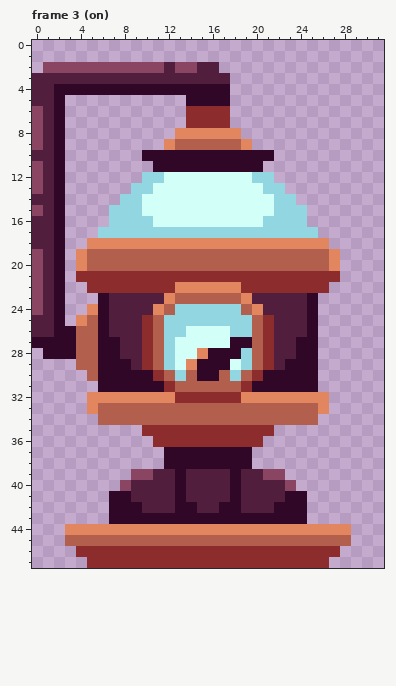
Edited in one commit: pixel-art file (Assets/Mechanics/freezer.aseprite). The picture above is the old version.
32x48 pixels, 3 frames. Shown: frame 3 (on). The commit also changed other frames, which this record leaves out.
The result:
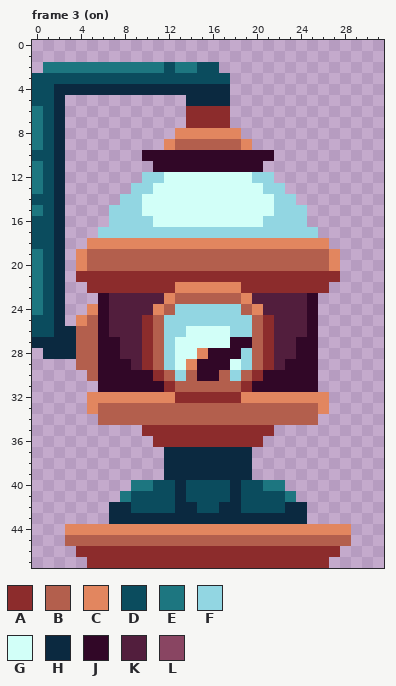
Palette (. is transparent): A #8c2c2c  B #b35f4d  C #e2865f  D #0b4c5e  E #1d7680  F #92d6e2  G #d2fff8  H #0b2940  J #310727  K #521e3d  L #894562
The edit:
Frame 3 (on), layer "Frame":
Colour D replaces colour J in row 42 at x 9 and 22.
Colour D replaces colour K in row 2 at x 12 and 15 to 16; in row 3 at x 0 to 17; in rows 4 to 5 at x 0 to 1; in rows 6 to 9 at x 1; in row 10 at x 0 to 1; in rows 11 to 13 at x 1.
Colour D replaces colour K in row 14 at x 0 to 1; in row 15 at x 1; in rows 16 to 18 at x 0 to 1; in rows 19 to 24 at x 1; in rows 25 to 26 at x 0 to 1; in row 40 at x 11 to 12, 14 to 17 and 19 to 20.
Colour D replaces colour K in row 41 at x 9 to 12, 14 to 17 and 19 to 22; in row 42 at x 10 to 12, 15 to 16 and 19 to 21.
Colour E replaces colour J in row 41 at x 8 and 23.
Colour E replaces colour K in row 40 at x 9 to 10 and 21 to 22.
Colour E replaces colour L in row 2 at x 1 to 11 and 13 to 14; in rows 6 to 9 at x 0; in rows 11 to 13 at x 0; in row 15 at x 0; in rows 19 to 24 at x 0.
Colour H replaces colour J in row 4 at x 2 to 17; in row 5 at x 2 and 14 to 17; in rows 6 to 25 at x 2; in row 26 at x 2 to 3; in row 27 at x 0 to 3; in row 28 at x 1 to 3.
Colour H replaces colour J in rows 37 to 38 at x 12 to 19; in rows 39 to 41 at x 13 and 18; in row 42 at x 7 to 8, 13 to 14, 17 to 18 and 23 to 24; in row 43 at x 7 to 24.
Colour H replaces colour K in row 39 at x 12, 14 to 17 and 19.
Colour J is gone in row 41 at x 7 and 24.
Colour K is gone in row 39 at x 11 and 20.
Colour L is gone in row 39 at x 9 to 10 and 21 to 22; in row 40 at x 8 and 23.
Pixel boxes of the changes (left, top, right, bottom) in both pictures:
changed: (32, 62, 230, 359)
changed: (109, 447, 307, 524)
